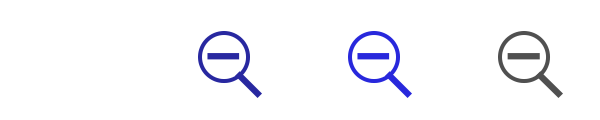
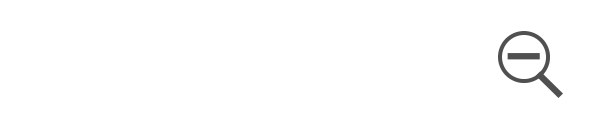
Before/after of a w=600, h=120 layered artwork. What changed in the layer stack:
"按下": opacity 100% → 60% over [348, 31, 412, 98]
painted on "形状 1 副本 2" over [357, 53, 412, 98]
painted on "椭圆 1 副本 2" over [348, 31, 400, 83]
"高亮": opacity 100% → 80% over [198, 31, 262, 98]
painted on "形状 1 副本" over [207, 53, 262, 98]
painted on "椭圆 1 副本" over [198, 31, 250, 83]
